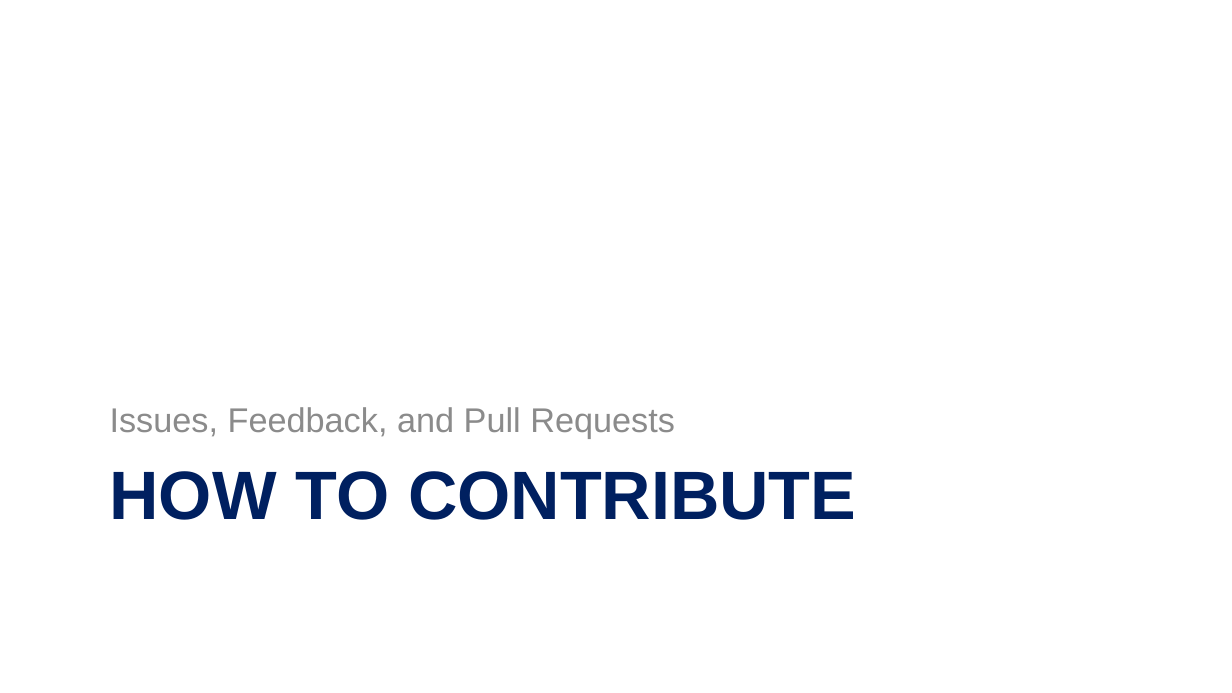
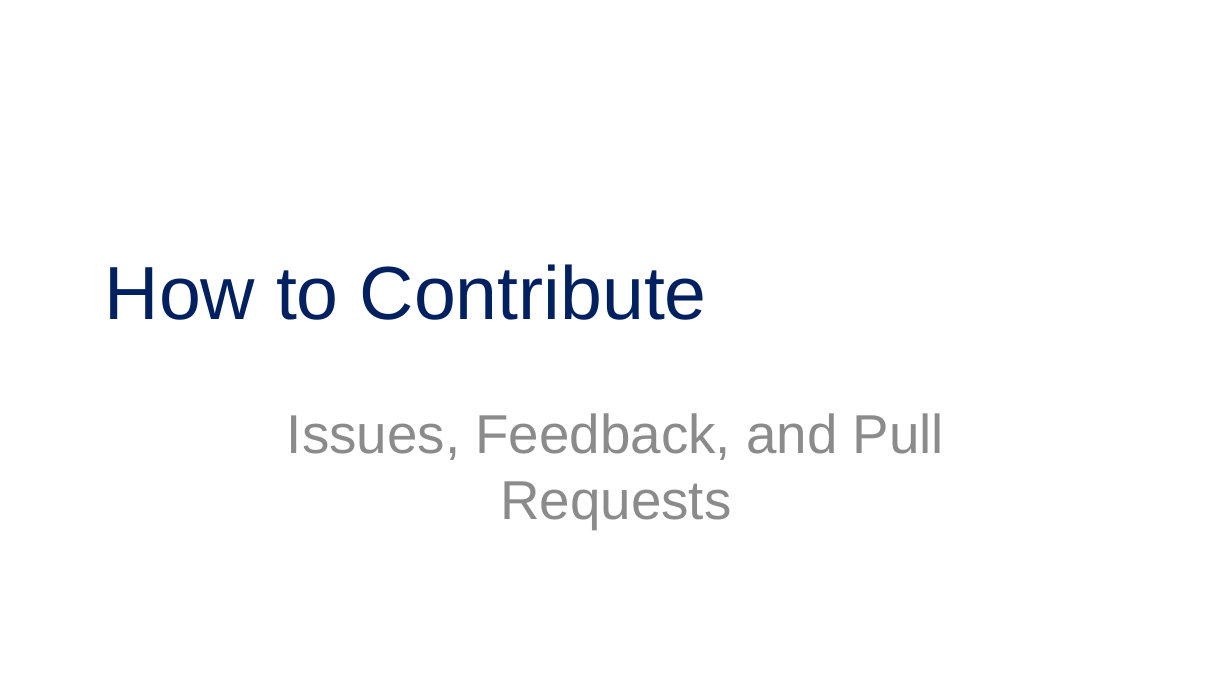
Before and after one commit to alvinashcraft/speaking, a slide deck: slide 9 of 2025/1116_VSLiveOrlando/Contributing to Learn/VSLive Orlando 25 - Become a MS Learn Contributor_AlvinAshcraft.pptx. Drawn at 1232x693 pixels with LibreOffice and Linux fonts; fonts in the diff are those of the drawing; background and template pictures are left out. Boxes give left, top, right and bottom in pixels: in the first picture for what was removed or moved away, otherwise in the second. Text is boxed around its words. In the diff, an @@ line names an element or a change of style, - is before the commit and + after.

```diff
--- a/2025/1116_VSLiveOrlando/Contributing to Learn/VSLive Orlando 25 - Become a MS Learn Contributor_AlvinAshcraft.pptx
+++ b/2025/1116_VSLiveOrlando/Contributing to Learn/VSLive Orlando 25 - Become a MS Learn Contributor_AlvinAshcraft.pptx
@@ title "How to Contribute" at (105, 264, 707, 320): vertical alignment top to middle @@
@@ title at (105, 264, 707, 320): text changed; size 40 to 44 pt; bold off @@
-HOW TO CONTRIBUTE
+How to Contribute
@@ subtitle "Issues, Feedback, and Pull Requests": place and size @@
-subtitle "Issues, Feedback, and Pull Requests" at (110, 407, 675, 438)
+subtitle "Issues, Feedback, and Pull Requests" at (287, 413, 944, 529)
@@ subtitle "Issues, Feedback, and Pull Requests" at (287, 413, 944, 529): size 20 to 32 pt; alignment left to centre; more space between paragraphs; vertical alignment bottom to top @@
```
Also in this commit, not shown: 14 other slides changed.
